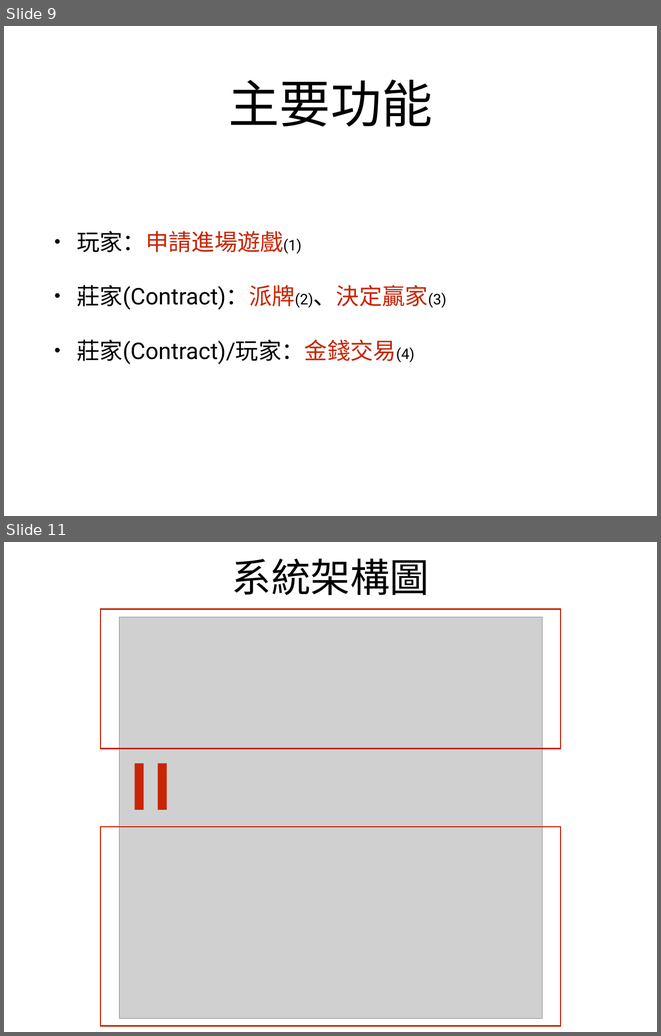
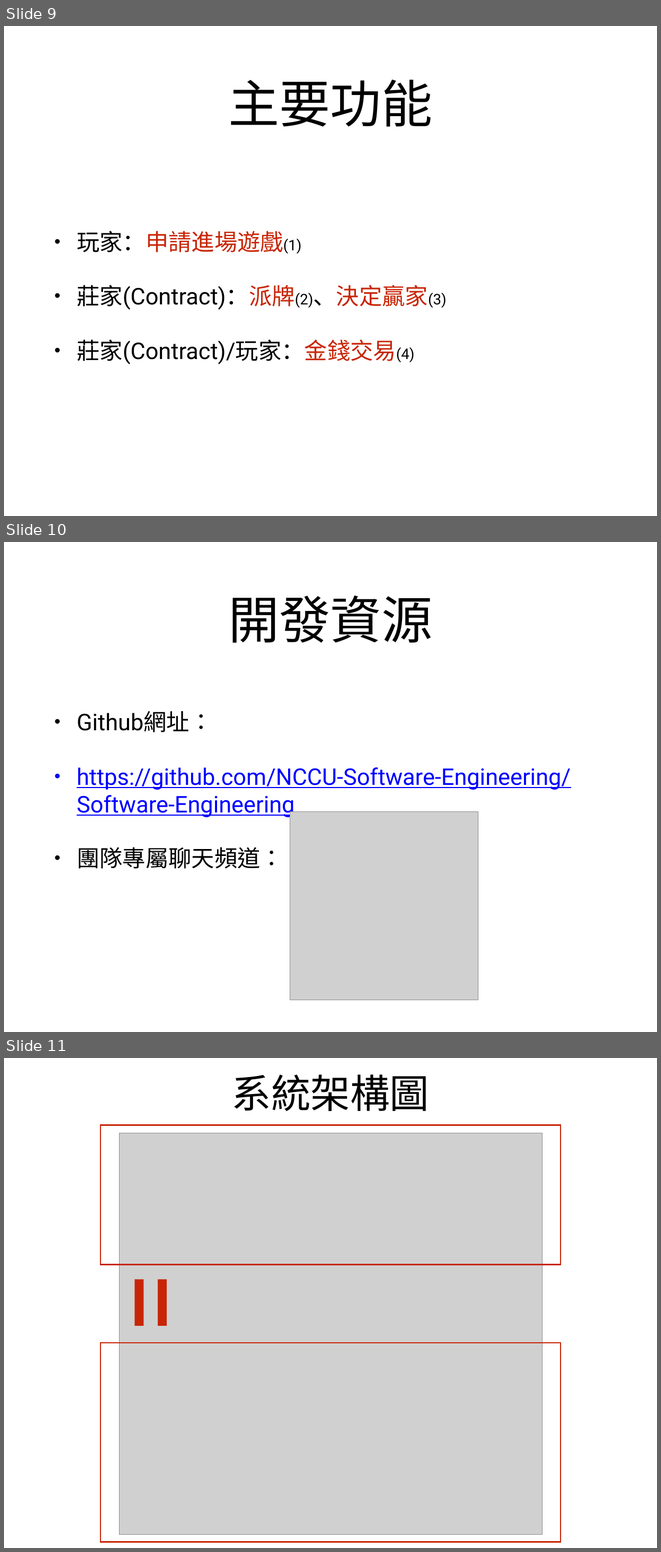
Before and after one commit to NCCU-Software-Engineering/Software-Engineering, a slide deck: Slide/軟體工程簡報_BlackJack.pptx. Shown one above the other, each under a label of ours: slides 9 and 11 before the commit, slides 9, 10 and 11 after it; the slides between them are not shown. The pictures are 661x1036 and 661x1552 pixels, drawn with LibreOffice and Linux fonts; fonts in the diff are those of the drawing; grey boxes stand for pictures. Boxes give left, top, right and bottom in pixels: in the first picture for what was removed or moved away, otherwise in the second. Text is boxed around its words. In the diff, an @@ line names an element or a change of style, - is before the commit and + after.

Commit message:
新增
新增新聞 開發資源

```diff
--- a/Slide/軟體工程簡報_BlackJack.pptx
+++ b/Slide/軟體工程簡報_BlackJack.pptx
@@ slide 10 added at (x1=4, y1=542, x2=657, y2=1032), background #FFFFFF @@
@@ title added at (x1=228, y1=596, x2=432, y2=643), 80 pt, text #000000 @@
+開發資源
@@ text added at (x1=77, y1=711, x2=571, y2=868), 36 pt, text #0000FF, underline @@
+• Github網址：
+• https://github.com/NCCU-Software-Engineering/Software-Engineering
+• 團隊專屬聊天頻道：
@@ picture added at (x1=290, y1=812, x2=478, y2=1000) @@
```
Also in this commit, not shown: 4 slides changed, 2 other slides added, 3 slides removed, 1 other file.
